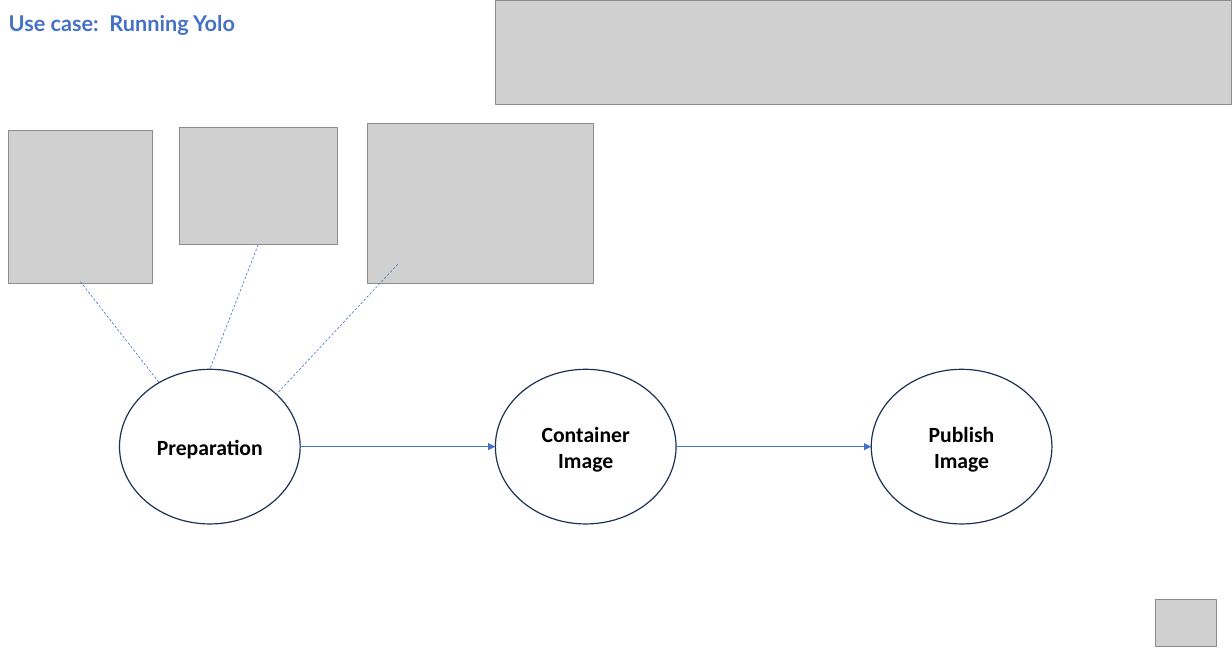
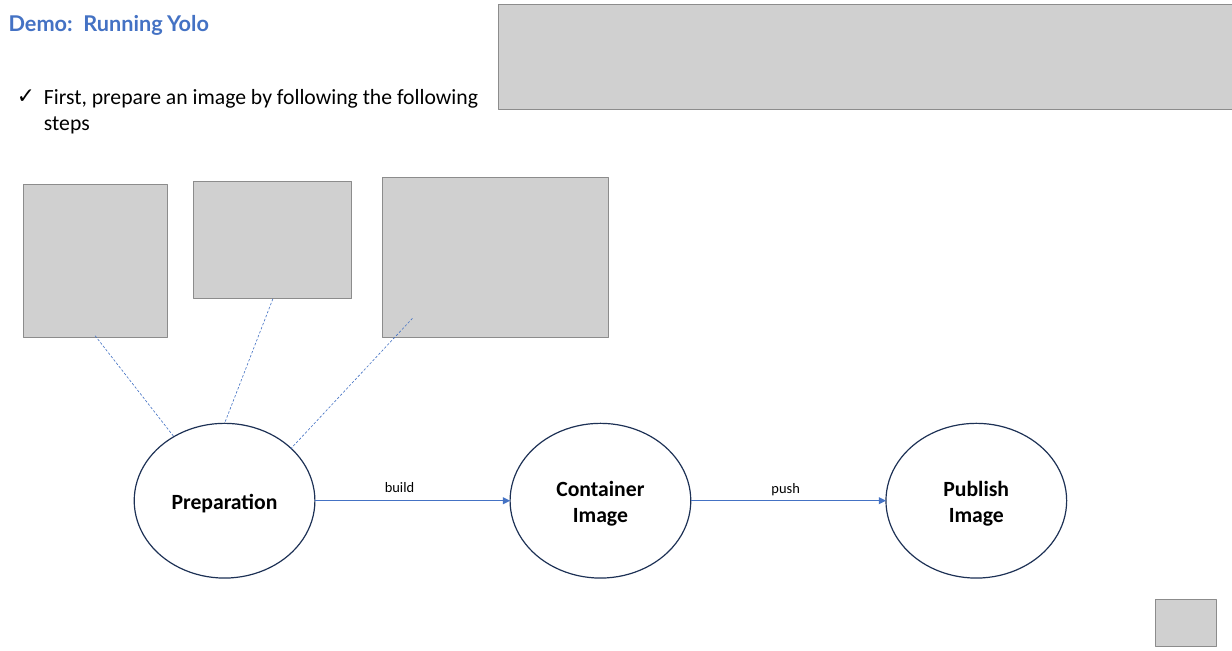
Before and after one commit to hmhwe/IMAGEN_Backend, a slide deck: slide 12 of docs/StakeholderM_CV.pptx. Drawn at 1232x651 pixels with LibreOffice and Linux fonts; fonts in the diff are those of the drawing; grey boxes stand for pictures. Boxes give left, top, right and bottom in pixels: in the first picture for what was removed or moved away, otherwise in the second. Text is boxed around its words. In the diff, an @@ line names an element or a change of style, - is before the commit and + after.

```diff
--- a/docs/StakeholderM_CV.pptx
+++ b/docs/StakeholderM_CV.pptx
@@ text at box(9, 15, 209, 35): text changed @@
-Use case: Running Yolo
+Demo: Running Yolo
@@ picture: place and size @@
-picture at box(495, 0, 1232, 104)
+picture at box(499, 5, 1232, 109)
@@ text added at box(44, 89, 478, 134), 18 pt, text #000000 @@
+✓ First, prepare an image by following the following steps
@@ 3 pictures, 3 ellipses, 3 lines, 2 arrows: place and size @@
-3 pictures, 3 ellipses, 3 lines, 2 arrows at box(9, 124, 1052, 523)
+3 pictures, 3 ellipses, 3 lines, 2 arrows at box(23, 178, 1066, 578)
@@ text added at box(385, 482, 414, 492), 12 pt, text #000000 @@
+build
@@ text added at box(771, 483, 799, 496), 12 pt, text #000000 @@
+push
```
Also in this commit, not shown: 2 other slides changed.
